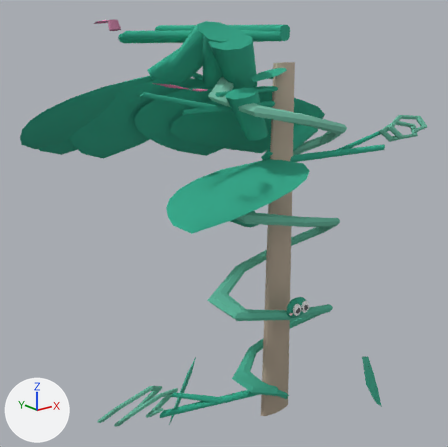
The glTF model web-forest/public/model/species/luffa-aegyptiaca.glb: old version first, new version second.
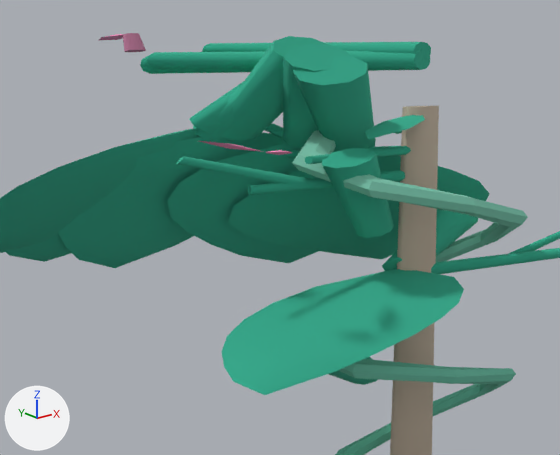
The first picture shows the older version from a camera (50 mm lens) standing at (-0.95, -1.055, 0.971) and looking at (-0.057, 0.061, 0.525). The close-ups show the older and then the newer version on the part from 8% to 82% of the width and 0% to 60% of the height of that picture. Only the edits that show in the close-ups are written down. Arrows for +X, +Y and +Z are at lower left; the lights stay in place. Where no turn or scale is listed for an object, it has been applied to the vertices. Vertices at exactly the same position are counted once.

Before the edit, the objects in view are built like this:
```python
me_mesh_10 = bpy.data.meshes.new('Mesh_10')
me_mesh_10.from_pydata(...)  # 95 vertices, 172 faces; spans x -0.456..0.02, y -0.005..0.228, z -0.279..0.019
me_mesh_10.materials.append(mat_flat)
me_mesh_14 = bpy.data.meshes.new('Mesh_14')
me_mesh_14.from_pydata(...)  # 10 vertices, 16 faces; spans x -0.0366..0.05, y 0.0..0.058, z -0.0239..0.0
me_mesh_14.materials.append(mat_flat)
me_mesh_6 = bpy.data.meshes.new('Mesh_6')
me_mesh_6.from_pydata(...)  # 51 vertices, 88 faces; spans x -0.376..0.005, y -0.067..0.015, z -0.11..0.032
me_mesh_6.materials.append(mat_flat)
me_mesh_7 = bpy.data.meshes.new('Mesh_7')
me_mesh_7.from_pydata(...)  # 49 vertices, 92 faces; spans x -0.226..0.22, y -0.038..0.158, z -0.288..0.013
me_mesh_7.materials.append(mat_flat)
ob_p10 = bpy.data.objects.new('p10', me_mesh_10)
ob_p10.location = (0.045, -0.025, 0.97)
ob_p14 = bpy.data.objects.new('p14', me_mesh_14)
ob_p14.location = (0.045, -0.025, 0.885)
ob_p6 = bpy.data.objects.new('p6', me_mesh_6)
ob_p6.location = (0.045, -0.025, 0.845)
ob_p7 = bpy.data.objects.new('p7', me_mesh_7)
ob_p7.location = (0.045, -0.025, 0.952)
# also in view: 'climber' at (0.044, -0.036, 0.45); 'p5' at (0.277, -0.064, 0.715); 'p9' at (-0.141, -0.024, 0.831); 'p15' at (-0.018, -0.045, 0.879); 'p11' at (-0.213, 0.084, 0.843)
```
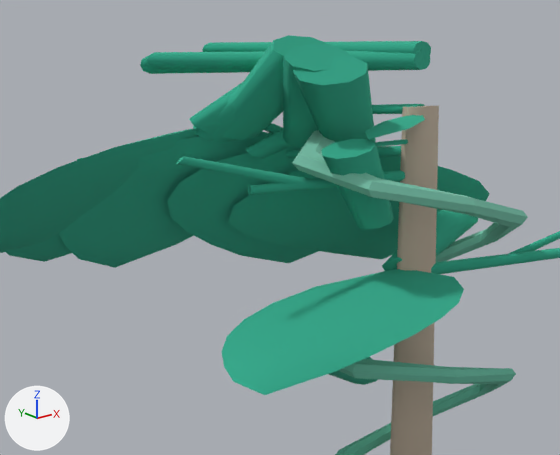
What differs and where, as boxes [x1, y1, x2, y2] in the close-ups (560 x 455 px; the box of a moved part takes in the faces that stretch with it):
'p10', reshaped, moved: before [58, 33, 431, 268]; after [59, 35, 431, 268]
'p6', reshaped, moved (58% narrower, 6% shorter): before [200, 141, 411, 238]; after [321, 139, 408, 230]
'p14', reshaped, moved (mostly hidden before): before [395, 131, 402, 134]; after [245, 104, 425, 159]
part 1 of me_mesh_6, deleted: before [200, 141, 292, 155]
part 2 of me_mesh_6, moved or reshaped (mostly hidden afterwards): before [305, 146, 411, 164]; after [374, 139, 408, 147]
part 3 of me_mesh_10, deleted: before [123, 33, 146, 52]
part 4 of me_mesh_10, deleted: before [98, 34, 123, 41]
part 5 of me_mesh_14, added (green): after [245, 129, 291, 159]
part 6 of me_mesh_14, built on (mostly hidden before): before [395, 131, 402, 134]; after [372, 104, 425, 114]

The change, as a diff of the scene's bpy script:
```diff
--- a/web-forest/public/model/species/luffa-aegyptiaca.glb.py
+++ b/web-forest/public/model/species/luffa-aegyptiaca.glb.py
@@ me_mesh_6 @@
 # used by ob_p6; location = (0.045, -0.025, 0.845)
-me_mesh_6.from_pydata(...)  # 51 vertices, 88 faces; spans x -0.376..0.005, y -0.067..0.015, z -0.11..0.032
+me_mesh_6.from_pydata(...)  # 40 vertices, 72 faces; spans x -0.194..0.003, y -0.047..0.015, z -0.11..0.01
+# me_mesh_6 part 1: the loose piece of 11 vertices spanning x -0.376..-0.242, y -0.067..-0.038, z 0.011..0.032 is deleted
+# me_mesh_6 part 2
+# 19 vertices are removed from x -0.212..0.005, y -0.029..0.004, z -0.006..0.006
+# 36 faces are deleted
+# 19 vertices are added at x -0.12..0.003, y -0.018..0.002, z -0.003..0.003
+# 36 new faces join them
 me_mesh_6.materials.append(mat_flat)
@@ me_mesh_10 @@
 # used by ob_p10; location = (0.045, -0.025, 0.97)
-me_mesh_10.from_pydata(...)  # 95 vertices, 172 faces; spans x -0.456..0.02, y -0.005..0.228, z -0.279..0.019
+me_mesh_10.from_pydata(...)  # 69 vertices, 128 faces; spans x -0.456..0.02, y -0.005..0.228, z -0.279..0.017
+# me_mesh_10 part 3: the loose piece of 20 vertices spanning x -0.415..-0.389, y 0.029..0.039, z -0.001..0.019 is deleted
+# me_mesh_10 part 4: the loose piece of 6 vertices spanning x -0.433..-0.397, y 0.033..0.067, z 0.011..0.018 is deleted
 me_mesh_10.materials.append(mat_flat)
@@ me_mesh_14 @@
 # used by ob_p14; location = (0.045, -0.025, 0.885)
-me_mesh_14.from_pydata(...)  # 10 vertices, 16 faces; spans x -0.0366..0.05, y 0.0..0.058, z -0.0239..0.0
+me_mesh_14.from_pydata(...)  # 40 vertices, 72 faces; spans x -0.2302..0.011, y -0.0029..0.0827, z -0.0586..0.0097
+# me_mesh_14 part 5: a new loose piece of 20 vertices spanning x -0.2302..-0.0659, y 0.0453..0.0827, z -0.0586..0.0097, in mat_flat
+# me_mesh_14 part 6
+# 9 vertices are removed from x -0.0366..0.05, y 0.0183..0.058, z -0.0239..-0.0047
+# 16 faces are deleted
+# 19 vertices are added at x -0.1574..0.011, y -0.0029..0.0662, z -0.0063..0.0063
+# 36 new faces join them
 me_mesh_14.materials.append(mat_flat)
@@ ob_p6 @@
 ob_p6 = bpy.data.objects.new('p6', me_mesh_6)
-ob_p6.location = (0.045, -0.025, 0.845)
+ob_p6.location = (0.045, -0.025, 0.856)
@@ ob_p10 @@
 ob_p10 = bpy.data.objects.new('p10', me_mesh_10)
-ob_p10.location = (0.045, -0.025, 0.97)
+ob_p10.location = (0.045, -0.025, 0.971)
@@ ob_p14 @@
 ob_p14 = bpy.data.objects.new('p14', me_mesh_14)
-ob_p14.location = (0.045, -0.025, 0.885)
+ob_p14.location = (0.045, -0.025, 0.897)
```
